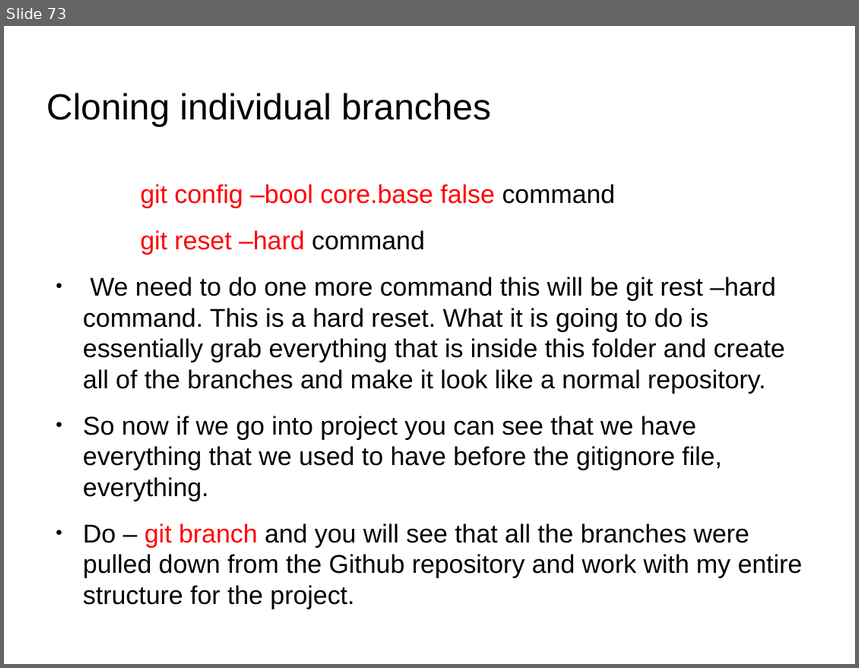
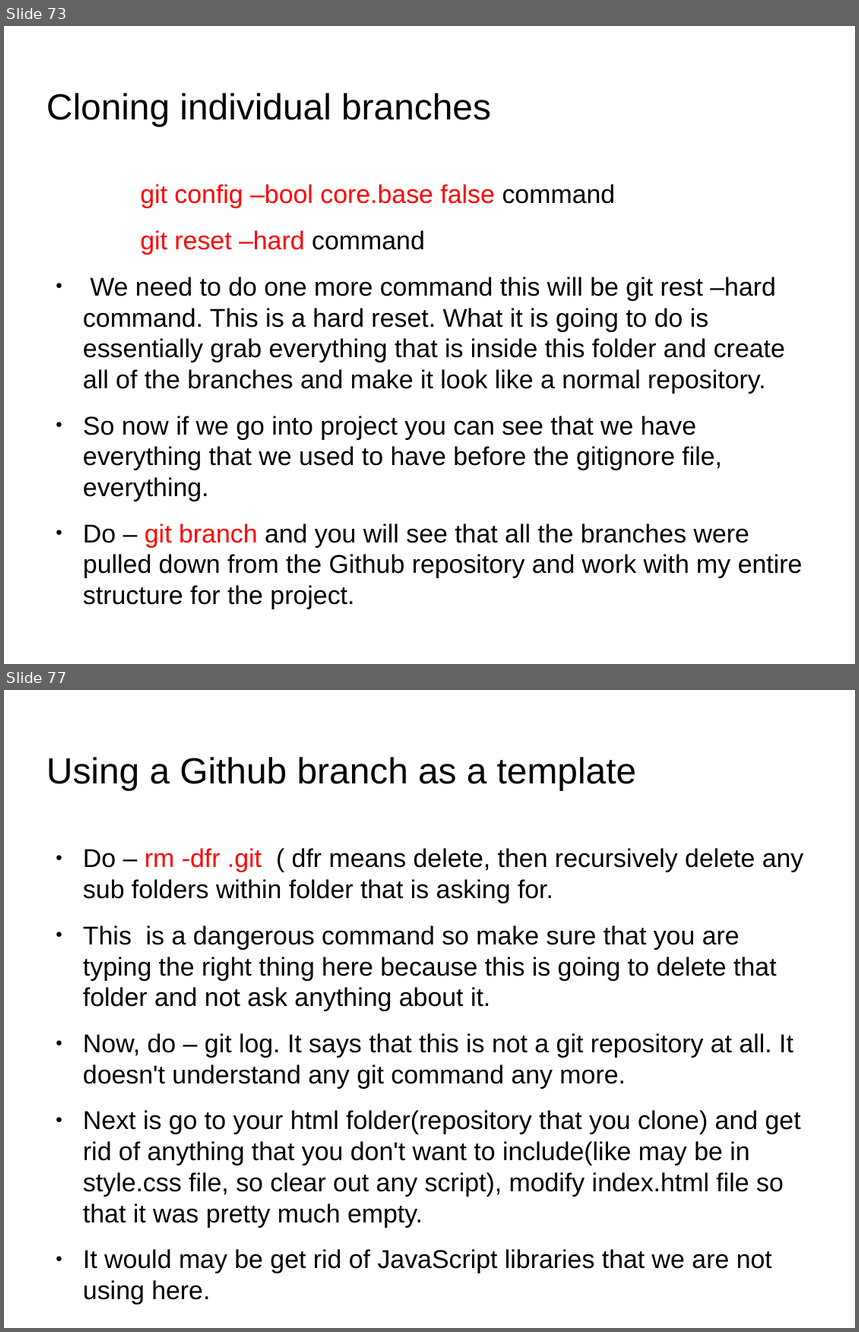
Before and after one commit to anumsh/Learning-Git-and-Github, a slide deck: git_and_GitHub.odp. Shown one above the other, each under a label of ours: slide 73 before the commit, slides 73 and 77 after it; the slides between them are not shown. The pictures are 859x668 and 859x1332 pixels, drawn with LibreOffice and Linux fonts; fonts in the diff are those of the drawing; background and template pictures are left out. Boxes give left, top, right and bottom in pixels: in the first picture for what was removed or moved away, otherwise in the second. Text is boxed around its words. In the diff, an @@ line names an element or a change of style, - is before the commit and + after.

Commit message:
feat: Using github branch as a template

```diff
--- a/git_and_GitHub.odp
+++ b/git_and_GitHub.odp
@@ slide 77 added at box(4, 690, 855, 1328), background picture (left out) @@
@@ title added at box(47, 757, 636, 790), 33.9 pt, text #000000 @@
+Using a Github branch as a template
@@ text added at box(83, 848, 804, 1305), 24.1 pt, text #000000 @@
+● Do – rm -dfr .git ( dfr means delete, then recursively delete any sub folders within folder that is asking for.
+● This is a dangerous command so make sure that you are typing the right thing here because this is going to delete that folder and not ask anything about it.
+● Now, do – git log. It says that this is not a git repository at all. It doesn't understand any git command any more.
+● Next is go to your html folder(repository that you clone) and get rid of anything that you don't want to include(like may be in style.css file, so clear out any script), modify index.html file so that it was pretty much empty.
+● It would may be get rid of JavaScript libraries that we are not using here.
```
Also in this commit, not shown: 2 slides changed, 5 other slides added.
